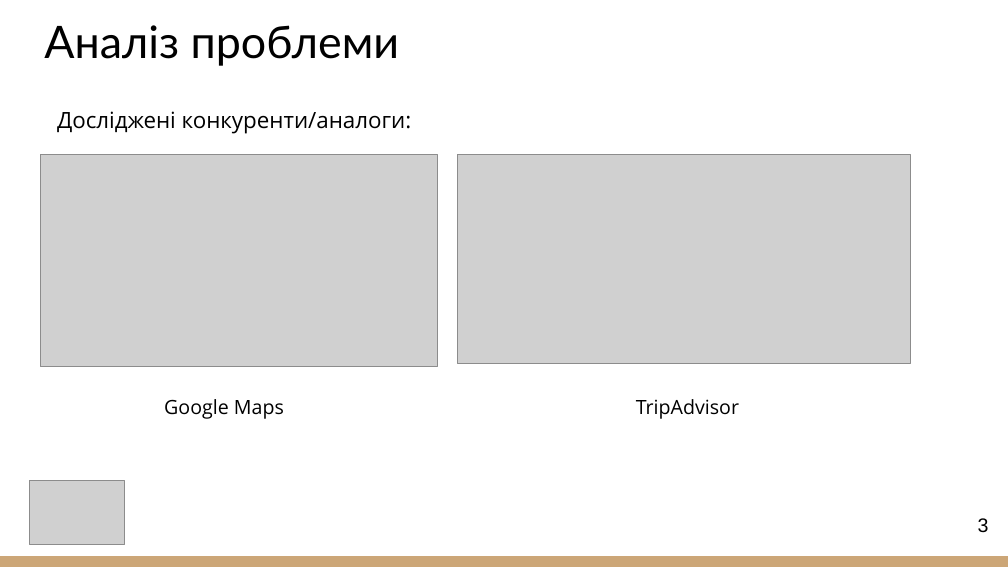
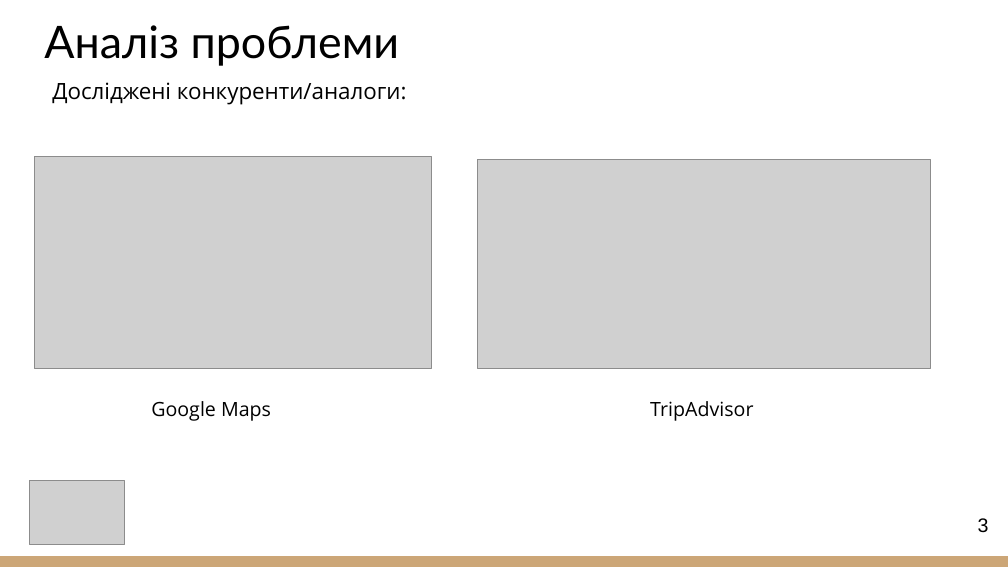
Before and after one commit to NureTanasiichukVladyslav/2025_B_PI_PZPI-21-3_Tanasiichuk_V_Y, a slide deck: slide 3 of 2025_Б_ПІ_ПЗПІ-21-3_Танасійчук_В_Є.pptx. Drawn at 1008x567 pixels with LibreOffice and Linux fonts; fonts in the diff are those of the drawing; grey boxes stand for pictures. Boxes give left, top, right and bottom in pixels: in the first picture for what was removed or moved away, otherwise in the second. Text is boxed around its words. In the diff, an @@ line names an element or a change of style, - is before the commit and + after.

```diff
--- a/2025_Б_ПІ_ПЗПІ-21-3_Танасійчук_В_Є.pptx
+++ b/2025_Б_ПІ_ПЗПІ-21-3_Танасійчук_В_Є.pptx
@@ text "Досліджені конкуренти/аналоги:": place and size @@
-text "Досліджені конкуренти/аналоги:" at (57,111,412,134)
+text "Досліджені конкуренти/аналоги:" at (52,82,407,105)
@@ picture: place and size @@
-picture at (40,155,437,367)
+picture at (34,156,431,368)
@@ picture: place and size @@
-picture at (458,155,910,364)
+picture at (478,159,930,368)
@@ text "Google Maps": place and size @@
-text "Google Maps" at (164,399,284,419)
+text "Google Maps" at (151,401,271,421)
@@ text "TripAdvisor": place and size @@
-text "TripAdvisor" at (636,399,739,419)
+text "TripAdvisor" at (650,401,753,421)
```
Also in this commit, not shown: 7 other slides changed, 1 slide added.
